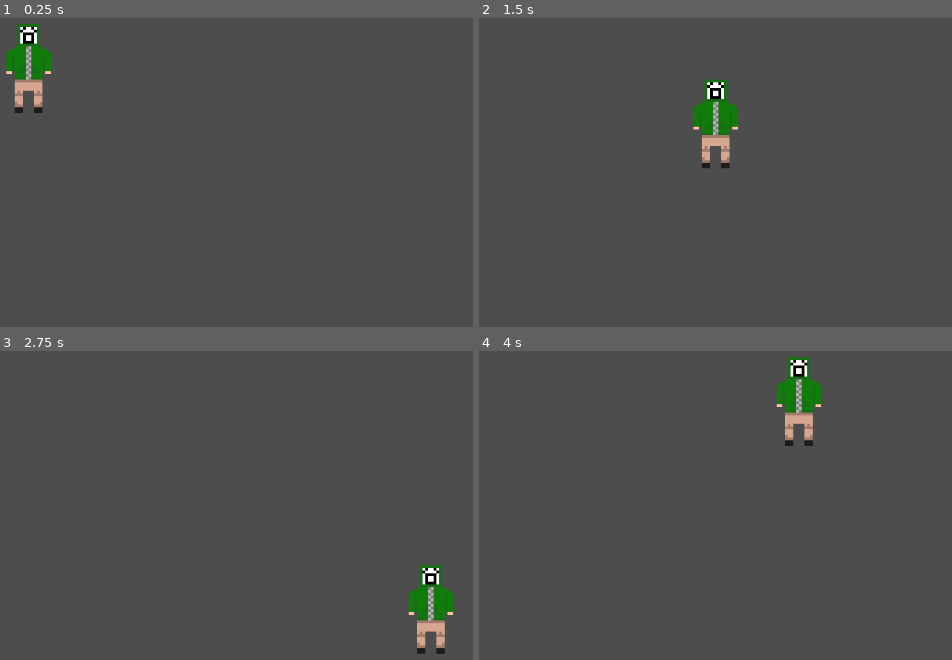
Above: before the commit, frames 1-4 (two rows, left to right).
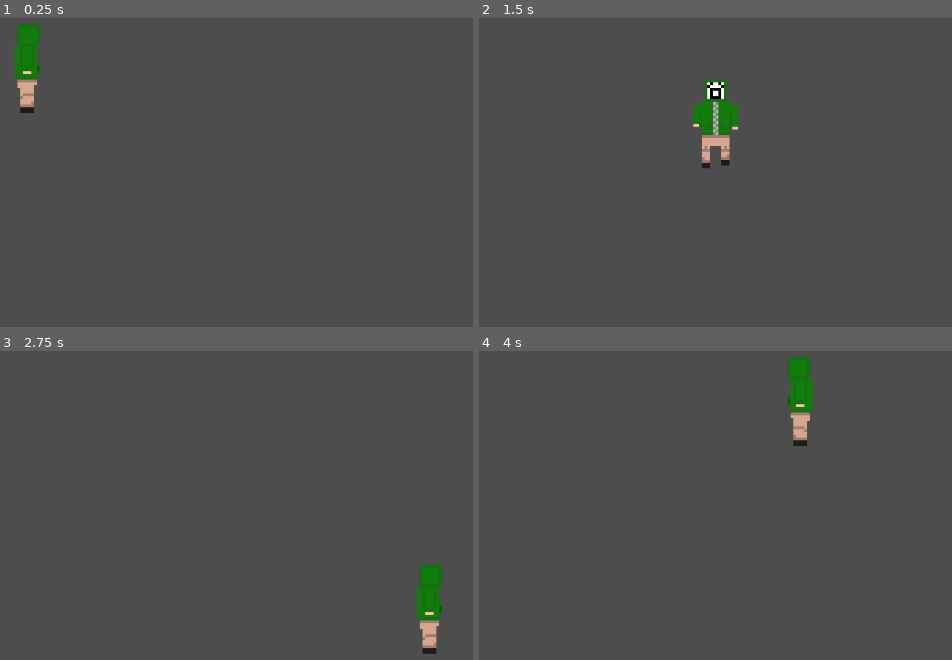
Above: after the commit, the same moments.

Repository: xjsnc/bolierpg0.11
Game: Godot game, scene res://scenes/player.tscn
The game is run twice, just before and just after one commit, with the same random seed, the same clock (stepped at 60 frames per second) and the same inputs. The project has no main scene, so this scene is started directly.
Inputs:
- Up to frame 1 (0.25 s): no input
- Up to frame 2 (1.5 s): tap Enter at 0.5 s; hold Right (ui_right) 0.53-1.28 s; hold Down (ui_down) from 1.28 s (still down)
- Up to frame 3 (2.75 s): release Down (ui_down) at 2.03 s; hold Right (ui_right) from 2.03 s (still down)
- Up to frame 4 (4 s): release Right (ui_right) at 2.78 s; hold Up (ui_up) 2.78-3.53 s; hold Left (ui_left) from 3.53 s (still down)

The runs differ from the first frame. In frame 1, 1.2% of the frame differs, in the area x 1-11%, y 2-31%; in frame 2, 0.2%; in frame 3, 1.2%; in frame 4, 1.2%.

Commit message:
bolie can be animated?
broly make better animations please

Diff:
--- a/scenes/player.tscn
+++ b/scenes/player.tscn
@@ -109,8 +109,7 @@
 [node name="AnimatedSprite2D" type="AnimatedSprite2D" parent="."]
 position = Vector2(0, -14)
 sprite_frames = SubResource("SpriteFrames_r1o0m")
-animation = &"front_walk"
-frame_progress = 0.747991
+animation = &"side_walk"
 
 [node name="CollisionShape2D" type="CollisionShape2D" parent="."]
 position = Vector2(0, -6)
--- a/scripts/player.gd
+++ b/scripts/player.gd
@@ -1,22 +1,30 @@
 extends CharacterBody2D
 
 const speed = 100
+var current_dir = "none"
 
 func _physics_process(delta):
 	player_movement(delta)
 
-
 func player_movement(delta):
 	if Input.is_action_pressed("ui_right"):
+		current_dir = "right"
+		play_anim()
 		velocity.x = speed
 		velocity.y = 0
 	elif Input.is_action_pressed("ui_left"):
+		current_dir = "left"
+		play_anim()
 		velocity.x = -speed
 		velocity.y = 0
 	elif Input.is_action_pressed("ui_down"):
+		current_dir = "down"
+		play_anim()
 		velocity.x = 0
 		velocity.y = speed
 	elif Input.is_action_pressed("ui_up"):
+		current_dir = "up"
+		play_anim()
 		velocity.x = 0
 		velocity.y = -speed
 	else:
@@ -24,3 +32,25 @@
 		velocity.y = 0
 
 	move_and_slide()
+
+func play_anim():
+	var dir = current_dir
+	var anim = $AnimatedSprite2D
+
+	if dir == "right":
+		anim.flip_h = false
+		anim.play("side_walk")
+	elif dir == "left":
+		anim.flip_h = true
+		anim.play("side_walk")
+	elif dir == "down":
+		anim.flip_h = true
+		anim.play("front_walk")
+	elif dir == "up":
+		anim.flip_h = true
+		anim.play("back_walk")
+
+
+#if movement = 0: play idle
+#elif movement = 1: play walk
+#put movement into function para later
